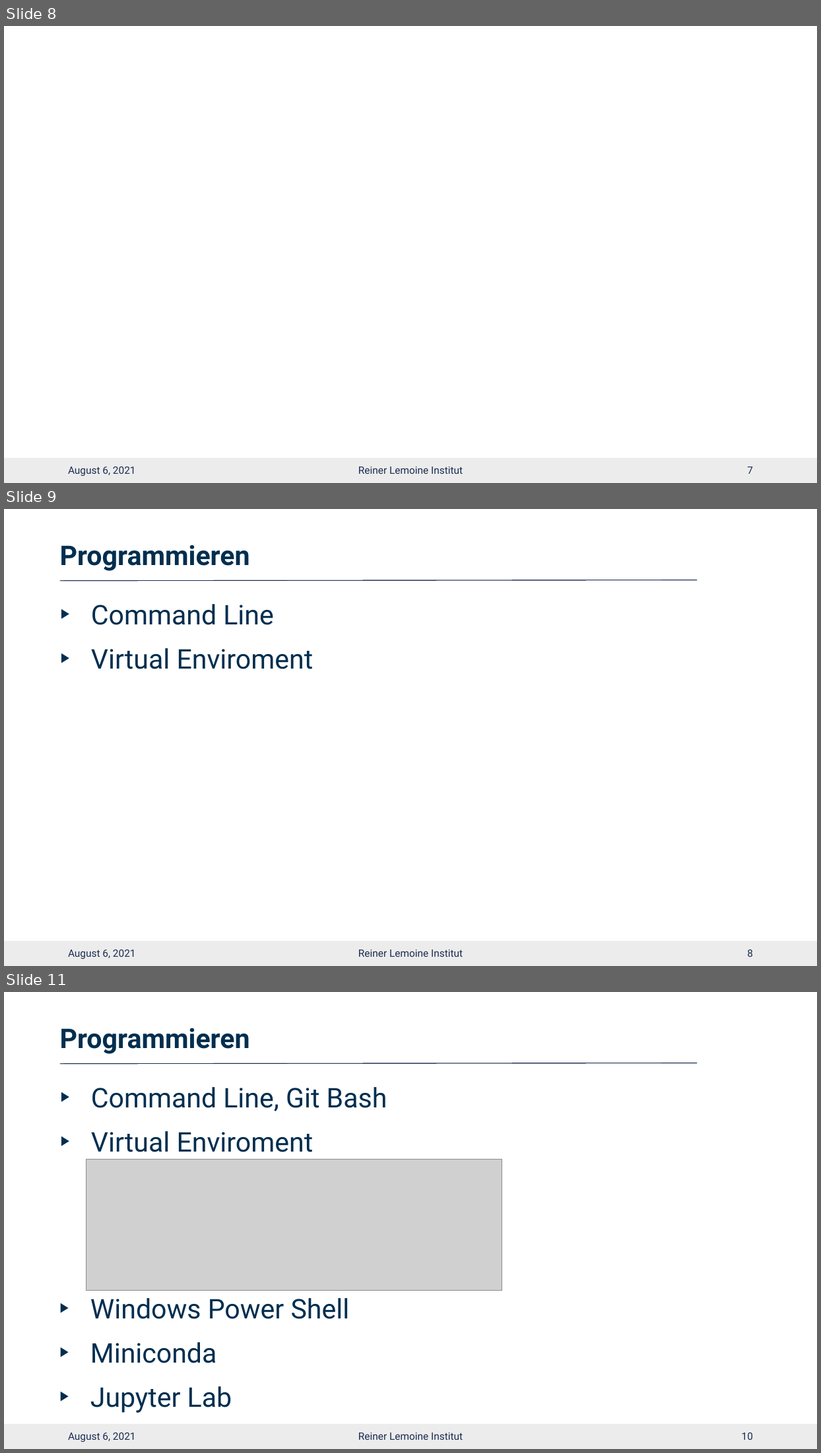
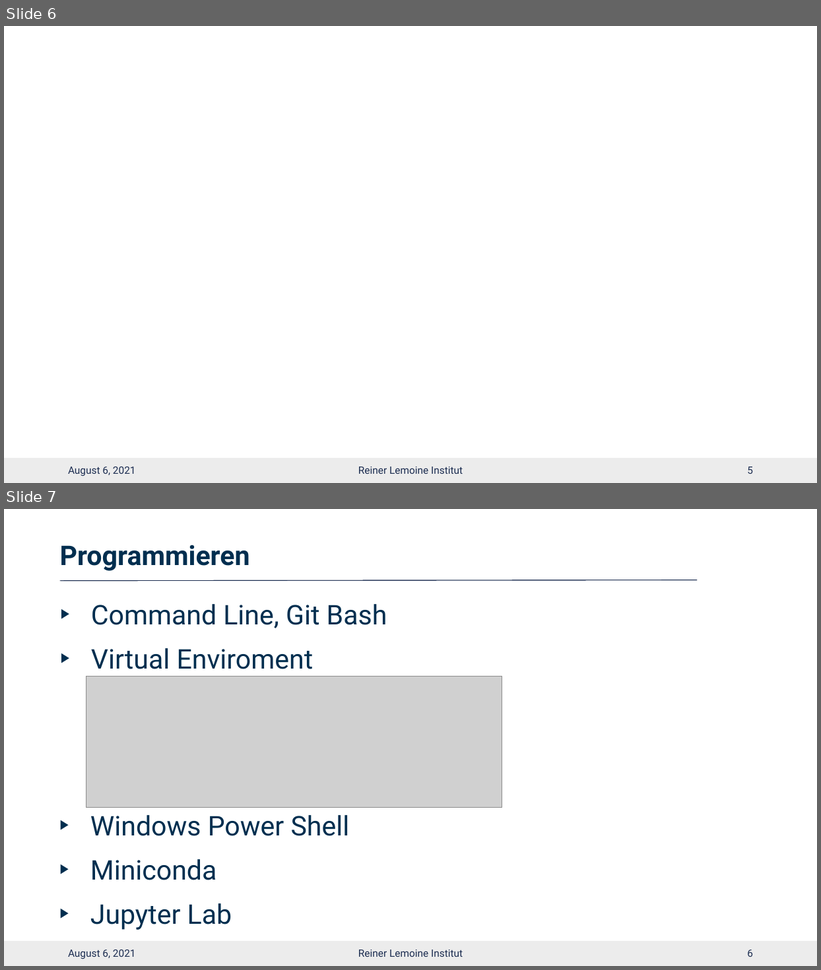
Before and after one commit to mjazimm/Bufdi-Diary, a slide deck: 2021-08-03_Präsentaion_meiner_Wochenergebnisse.pptx. Shown one above the other, each under a label of ours: slides 8, 9 and 11 before the commit, slides 6 and 7 after it; the slides between them are not shown. The pictures are 821x1453 and 821x970 pixels, drawn with LibreOffice and Linux fonts; fonts in the diff are those of the drawing; grey boxes stand for pictures; background and template pictures are left out. Boxes give left, top, right and bottom in pixels: in the first picture for what was removed or moved away, otherwise in the second. Text is boxed around its words. In the diff, an @@ line names an element or a change of style, - is before the commit and + after.

```diff
--- a/2021-08-03_Präsentaion_meiner_Wochenergebnisse.pptx
+++ b/2021-08-03_Präsentaion_meiner_Wochenergebnisse.pptx
@@ slide 9 removed at (x1=4, y1=509, x2=817, y2=966), background #FFFFFF; not listed: 3 template elements that a slide beside it also shows @@
@@ title removed at (x1=60, y1=545, x2=250, y2=571) @@
-Programmieren
@@ text removed at (x1=91, y1=604, x2=314, y2=669) @@
-▶ Command Line
-▶ Virtual Enviroment
@@ text removed at (x1=68, y1=950, x2=136, y2=959) @@
-August 6, 2021
@@ text removed at (x1=358, y1=950, x2=463, y2=957) @@
-Reiner Lemoine Institut
@@ page number removed at (x1=747, y1=950, x2=753, y2=957) @@
-8
@@ what was slide 8 is now slide 6 @@
@@ page number at (x1=747, y1=467, x2=753, y2=474): text changed @@
-7
+5
@@ what was slide 11 is now slide 7 @@
@@ page number at (x1=747, y1=950, x2=753, y2=957): text changed @@
-10
+6
```
Also in this commit, not shown: 4 other slides removed.
